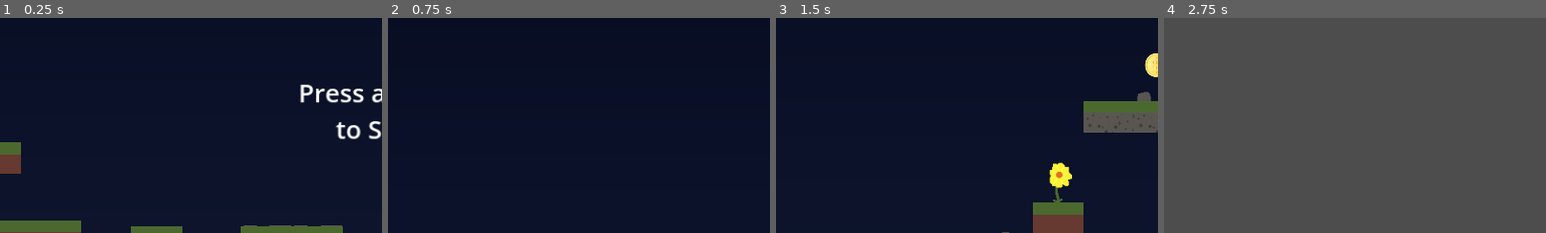
Above: before the commit, frames 1-4 (left to right).
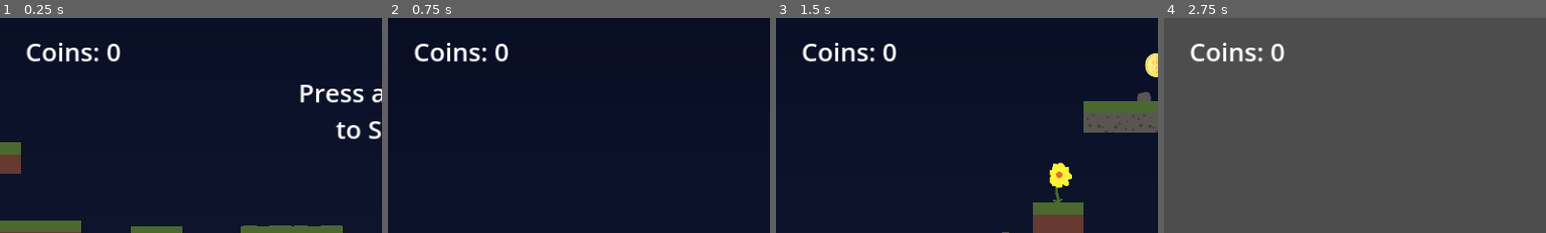
Above: after the commit, the same moments.

Repository: endlessm/moddable-platformer
Game: Godot game, scene res://main.tscn
Two runs of this game, one before a commit and one after it. Both use one fixed random seed, a clock stepped at 60 frames per second and the inputs below.
Inputs:
- Up to frame 1 (0.25 s): no input
- Up to frame 2 (0.75 s): tap Enter (ui_accept) at 0.5 s; hold Right (ui_right) from 0.53 s (still down)
- Up to frame 3 (1.5 s): keep holding Right (ui_right); tap Enter (ui_accept) at 0.77 s
- Up to frame 4 (2.75 s): tap Enter (ui_accept) at 1.52 s; release Right (ui_right) at 2.03 s; hold Left (ui_left) from 2.03 s (still down)
The pictures show only the part of the screen within x 0-50%, y 0-50%; the shares and areas given below are measured in that part.

The runs differ from the first frame. In frame 1, 1.0% of the frame differs, in the area x 6-32%, y 11-21%; in frame 2, 1.0%; in frame 3, 1.0%; in frame 4, 0.9%.

Commit message:
panel: Add colletecd coins information
Add 1 more collected coin when the player enters a coin. Then, set the
collected coins information on the panel.

https://phabricator.endlessm.com/T35441

Diff:
--- a/hud.tscn
+++ b/hud.tscn
@@ -24,3 +24,12 @@
 text = "Press any key
 to Start"
 horizontal_alignment = 1
+
+[node name="CollectedCoins" type="Label" parent="."]
+unique_name_in_owner = true
+offset_left = 64.0
+offset_top = 40.0
+offset_right = 306.0
+offset_bottom = 128.0
+theme_override_font_sizes/font_size = 64
+text = "Coins: 0"
--- a/scripts/coin.gd
+++ b/scripts/coin.gd
@@ -2,4 +2,5 @@
 
 
 func _on_body_entered(_body):
+	Global.collect_coin()
 	queue_free()
--- a/scripts/global.gd
+++ b/scripts/global.gd
@@ -1,3 +1,14 @@
 extends Node
 
+
+signal coin_collected
 signal gravity_changed(gravity: float)
+
+
+## Stores the collected coins.
+var coins: int = 0
+
+
+func collect_coin():
+	coins += 1
+	coin_collected.emit()
--- a/scripts/hud.gd
+++ b/scripts/hud.gd
@@ -1,6 +1,18 @@
 extends CanvasLayer
+
+
+func _ready():
+	Global.coin_collected.connect(_on_coin_collected)
 
 
 func _unhandled_input(event):
 	if event is InputEventKey and %Start.is_visible_in_tree():
 		%Start.hide()
+
+
+func _on_coin_collected():
+	set_collected_coins(Global.coins)
+
+
+func set_collected_coins(coins: int):
+	%CollectedCoins.text = "Coins: " + str(coins)
Not shown: 2 places in components/platform/platform.tscn that only renumber resources
